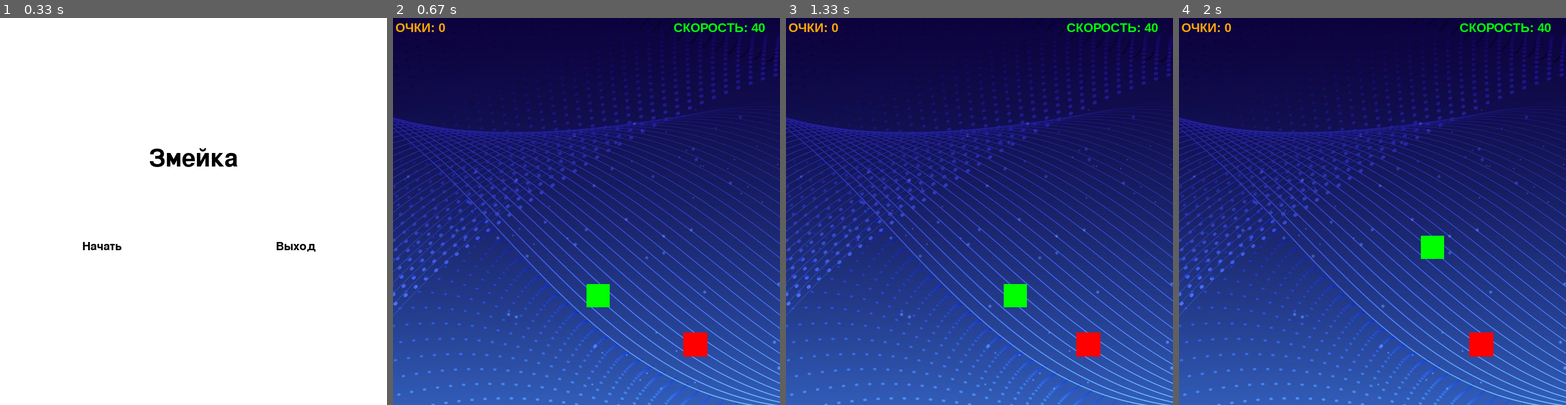
Above: before the commit, frames 1-4 (left to right).
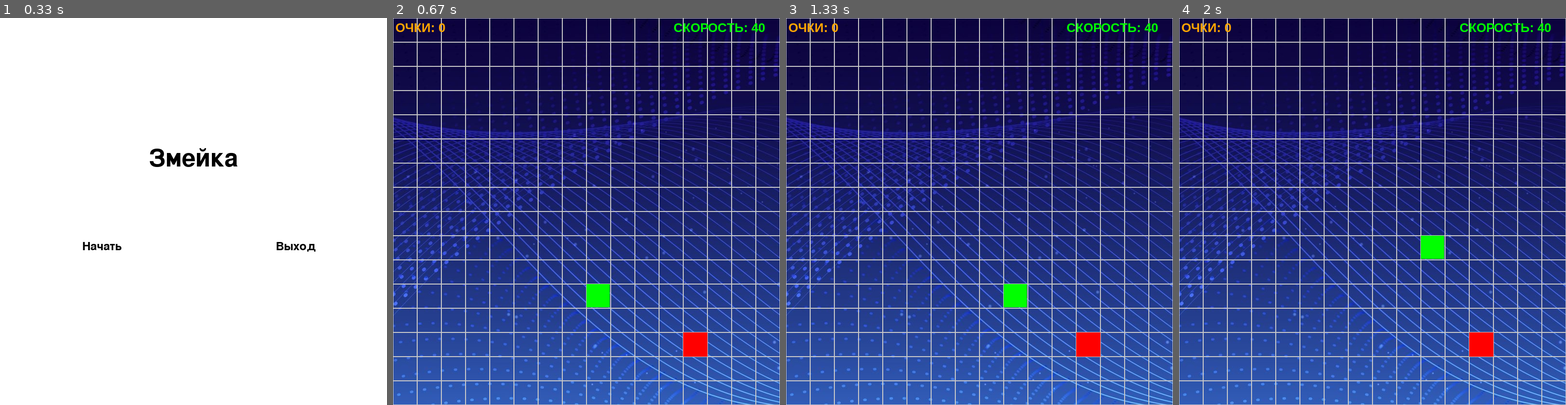
Above: after the commit, the same moments.

Repository: lle1ya/PyGameSnake
Game: pygame game, started from main.py
Two runs of this game, one before a commit and one after it. Both use one fixed random seed, a clock stepped at 60 frames per second and the inputs below.
Inputs (mouse positions are in pixels of both pictures, inside the frame that each line leads up to):
- Up to frame 1 (0.33 s): no input
- Up to frame 2 (0.67 s): click "Начать" at 0.38 s
- Up to frame 3 (1.33 s): hold D 0.67-1.13 s; move the mouse to (964, 226) at 0.7 s; hold W from 1.17 s (still down)
- Up to frame 4 (2 s): release W at 1.63 s; hold D from 1.67 s (still down)

Frame 1 is identical in both runs. In frame 2, 7.8% of the frame differs, in the area x 0-100%, y 0-100%; in frame 3, 7.8%; in frame 4, 7.8%.

Commit message:
Добавил сетку на поле

Diff:
--- a/main.py
+++ b/main.py
@@ -14,6 +14,7 @@
 # Цвета
 white = (255, 255, 255)
 black = (0, 0, 0)
+gray = (200, 200, 200)
 
 # Генерация нового яблока
 def generate_apple(snake, RES, SIZE):
@@ -22,6 +23,13 @@
         # Проверяем, не совпадают ли координаты яблока с координатами сегментов змеи
         if apple not in snake:
             return apple
+
+# Функция для рисования сетки
+def draw_grid(screen, RES, SIZE):
+    for x in range(0, RES, SIZE):
+        for y in range(0, RES, SIZE):
+            rect = pygame.Rect(x, y, SIZE, SIZE)
+            pygame.draw.rect(screen, gray, rect, 1)
 
 # Основной цикл игры
 def main_menu():
@@ -126,13 +134,16 @@
 img = pygame.image.load('1.jpg').convert()
 
 while True:
-    sc.blit(img,(0, 0))
+    # Рисуем фон
+    sc.blit(img, (0, 0))
+    # Рисуем сетку поверх фона
+    draw_grid(sc, RES, SIZE)
 
     # Рисование змейки и яблока
-    [(pygame.draw.rect(sc, pygame.Color('green'), (i,j, SIZE - 2, SIZE - 2))) for i, j in snake]
+    [(pygame.draw.rect(sc, pygame.Color('green'), (i, j, SIZE - 2, SIZE - 2))) for i, j in snake]
     pygame.draw.rect(sc, pygame.Color('red'), (*apple, SIZE, SIZE))
 
-    #Очки и скорость
+    # Очки и скорость
     render_score = font_score.render(f'ОЧКИ: {score}', 1, pygame.Color('orange'))
     sc.blit(render_score, (5, 5))
     render_fps = font_fps.render(f'СКОРОСТЬ: {int(fps * 10)}', 1, pygame.Color('green'))
